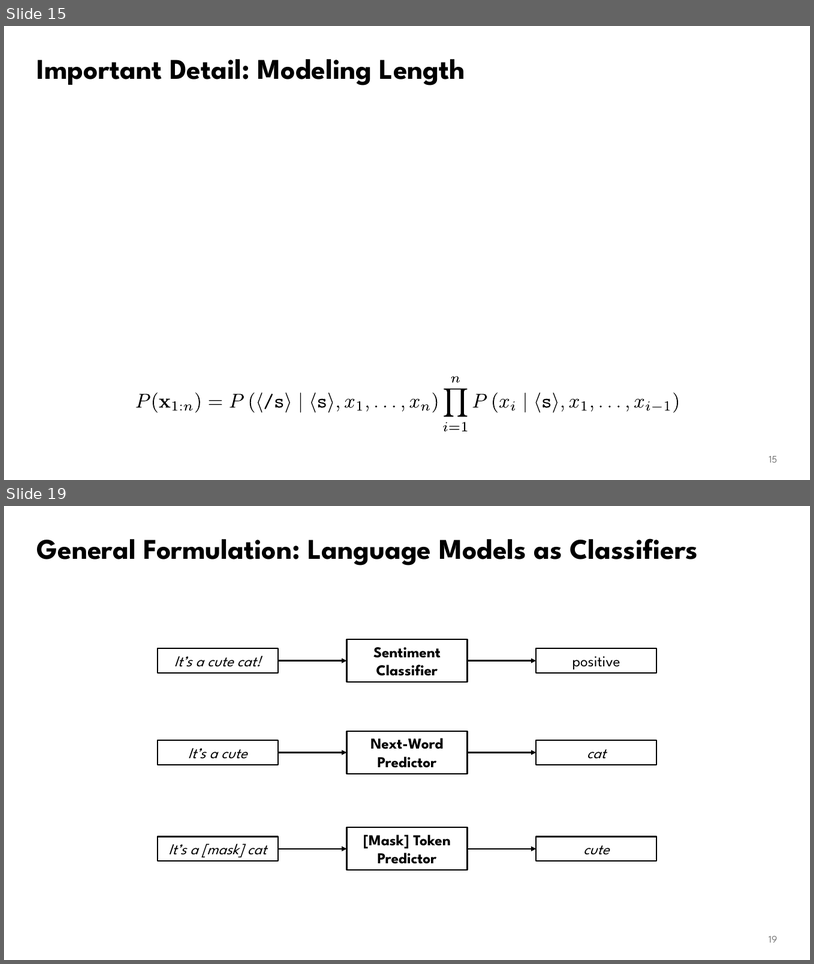
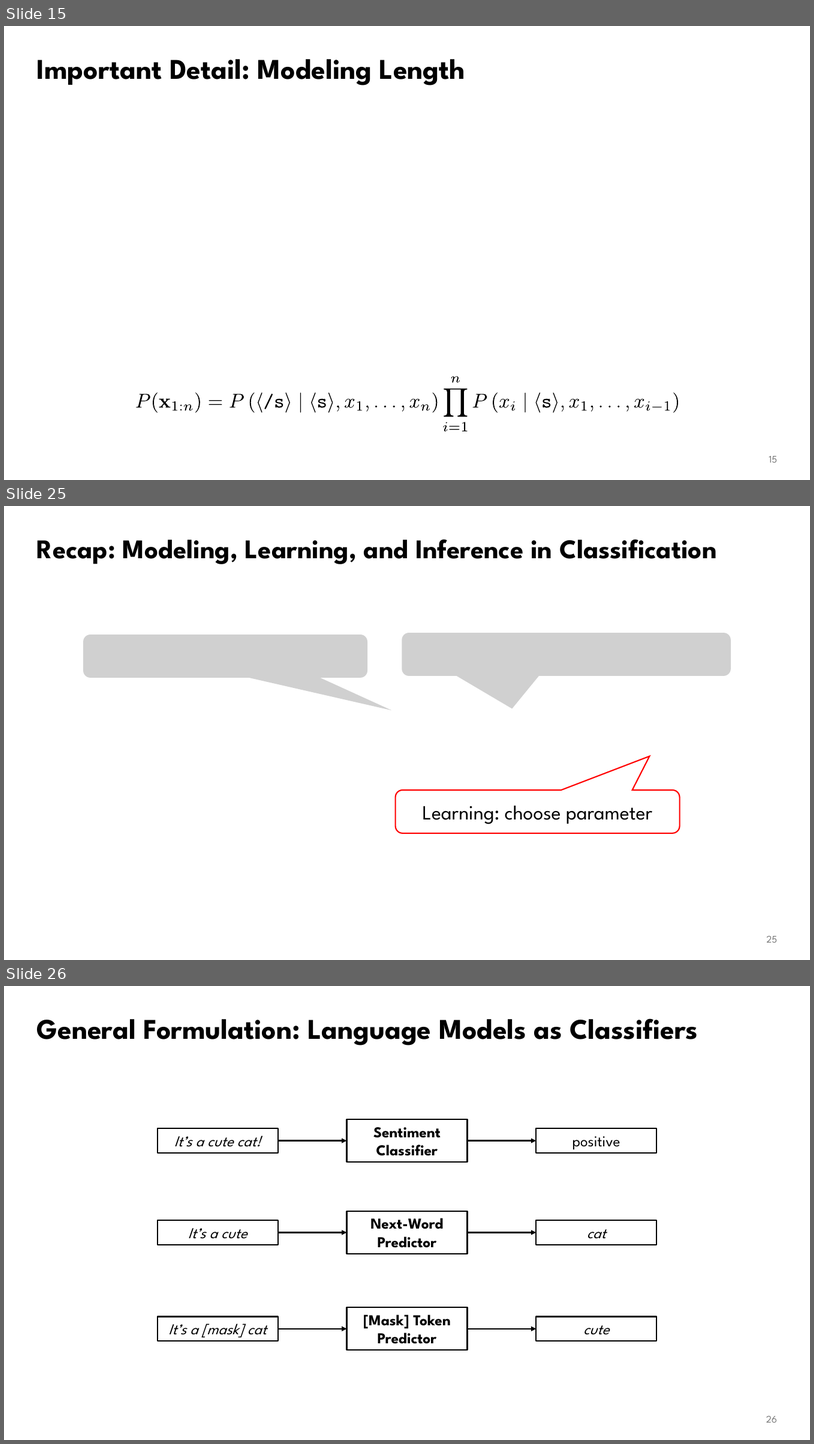
Before and after one commit to waterloo-nlp/intro-to-nlp-material, a slide deck: slides/lect6.1-lms.pptx. Shown one above the other, each under a label of ours: slides 15 and 19 before the commit, slides 15, 25 and 26 after it; the slides between them are not shown. The pictures are 814x964 and 814x1444 pixels, drawn with LibreOffice and Linux fonts; fonts in the diff are those of the drawing; grey boxes stand for pictures. Boxes give left, top, right and bottom in pixels: in the first picture for what was removed or moved away, otherwise in the second. Text is boxed around its words. In the diff, an @@ line names an element or a change of style, - is before the commit and + after.

```diff
--- a/slides/lect6.1-lms.pptx
+++ b/slides/lect6.1-lms.pptx
@@ slide 25 added at (4,506,810,960), background #FFFFFF @@
@@ title added at (37,539,717,564), 32 pt, text #000000, bold @@
+Recap: Modeling, Learning, and Inference in Classification
@@ picture added at (83,634,368,677) @@
@@ picture added at (402,633,731,675) @@
@@ rounded speech box added at (395,790,680,832), fill #FFFFFF, outline #FF0000 1.5 pt, 24 pt, text #000000 @@
+Learning: choose parameter
@@ page number added at (767,936,777,942), 12 pt, text #797979 @@
+25
@@ what was slide 19 is now slide 26 @@
@@ page number at (767,1416,777,1422): text changed @@
-19
+26
```
Also in this commit, not shown: 3 slides changed, 18 other slides added, 2 other files.
